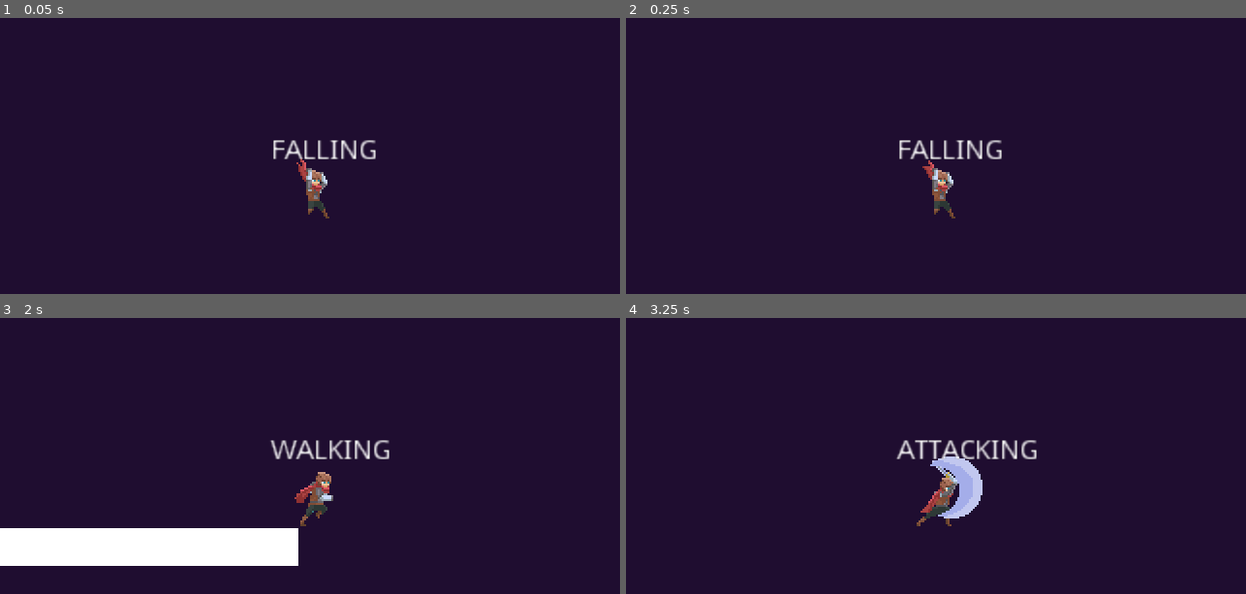
Above: before the commit, frames 1-4 (two rows, left to right).
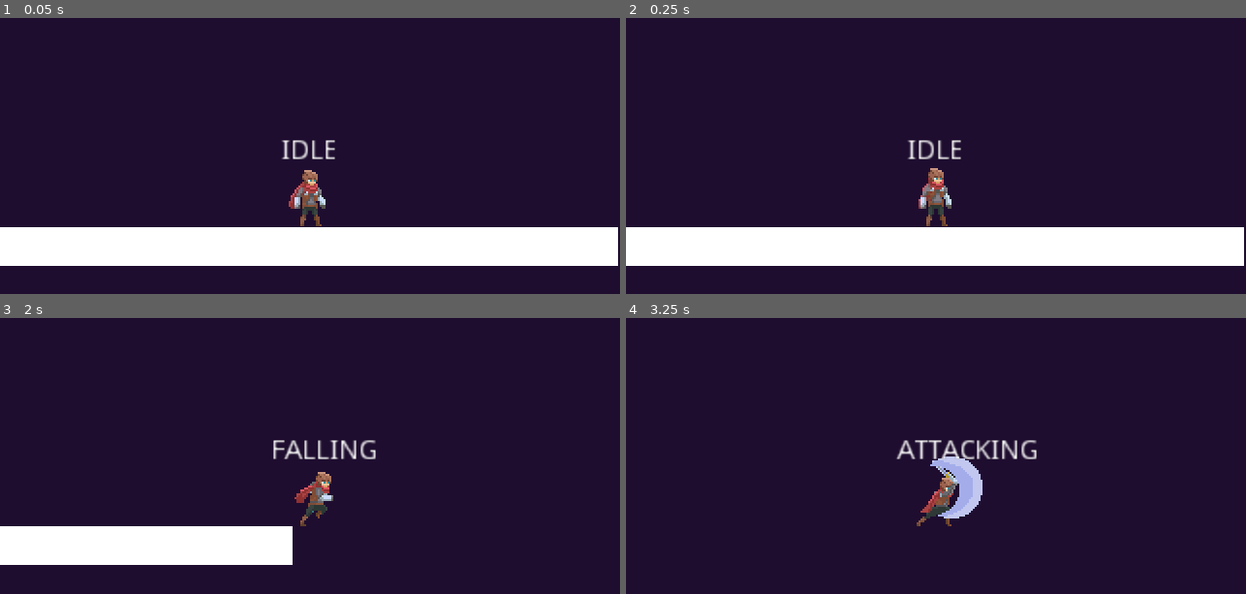
Above: after the commit, the same moments.

Repository: DenisLevy76/SFSM-character-2D-godot
Game: Godot game, scene res://sandbox.tscn
The game is run twice, just before and just after one commit, with the same random seed, the same clock (stepped at 60 frames per second) and the same inputs.
Inputs (mouse positions are in pixels of both pictures, inside the frame that each line leads up to):
- Up to frame 1 (0.05 s): no input
- Up to frame 2 (0.25 s): no input
- Up to frame 3 (2 s): move the mouse to (446, 475) at 0.52 s; press the mouse at (446, 475) at 0.53 s; hold Right (ui_right) from 0.53 s (still down); tap Shift (slide) at 0.8, 1.35 s; move the mouse to (186, 508) at 1.27 s; release the mouse at (186, 508) at 1.28 s; click (186, 508) at 1.55 s
- Up to frame 4 (3.25 s): move the mouse to (998, 414) at 2.02 s; release Right (ui_right) at 2.03 s; press the mouse at (998, 414) at 2.03 s; hold Left (ui_left) 2.03-2.78 s; tap Shift (slide) at 2.3, 2.85 s; move the mouse to (905, 560) at 2.77 s; release the mouse at (905, 560) at 2.78 s; hold Right (ui_right) from 2.78 s (still down); click (905, 560) at 3.05 s

The runs differ from the first frame. In frame 1, 15% of the frame differs, in the area x 0-100%, y 44-90%; in frame 2, 15%; in frame 3, 1.5%; in frame 4, nothing differs.

Commit message:
base class state and stateMachine

Diff:
--- /dev/null
+++ b/modules/player/StateMachine.tscn
@@ -0,0 +1,11 @@
+[gd_scene load_steps=3 format=2]
+
+[ext_resource path="res://modules/state_machine/state_machine.gd" type="Script" id=1]
+[ext_resource path="res://modules/player/States/Idle.gd" type="Script" id=2]
+
+[node name="StateMachine" type="Node"]
+script = ExtResource( 1 )
+initial_state = "Idle"
+
+[node name="Idle" type="Node" parent="."]
+script = ExtResource( 2 )
--- /dev/null
+++ b/modules/player/States/Idle.gd
@@ -0,0 +1,4 @@
+extends State
+
+func _update(_delta):
+	pass
--- a/player.gd
+++ b/modules/player/player.gd
@@ -5,7 +5,7 @@
 const gravity := 900
 const jump_force := -300
 var attack_animation_finished = false
-onready var label = get_child(get_children().size() - 1)
+# onready var label = get_child(get_children().size() - 1)
 
 
 # machine state =====================
@@ -23,7 +23,7 @@
 
 func _physics_process(delta):
   _states[_current_state].call_func(delta)
-  label.text = _current_state
+  $Label.text = _current_state
   _move_and_slide()
 
 
--- /dev/null
+++ b/modules/player/player.tscn
@@ -0,0 +1,164 @@
+[gd_scene load_steps=28 format=2]
+
+[ext_resource path="res://modules/player/adventurer-Sheet.png" type="Texture" id=1]
+[ext_resource path="res://modules/player/player.gd" type="Script" id=2]
+[ext_resource path="res://modules/player/StateMachine.tscn" type="PackedScene" id=3]
+
+[sub_resource type="RectangleShape2D" id=1]
+extents = Vector2( 5.5, 14.4451 )
+
+[sub_resource type="AtlasTexture" id=2]
+atlas = ExtResource( 1 )
+region = Rect2( 150, 111, 50, 37 )
+
+[sub_resource type="AtlasTexture" id=3]
+atlas = ExtResource( 1 )
+region = Rect2( 200, 111, 50, 37 )
+
+[sub_resource type="AtlasTexture" id=4]
+atlas = ExtResource( 1 )
+region = Rect2( 250, 111, 50, 37 )
+
+[sub_resource type="AtlasTexture" id=5]
+atlas = ExtResource( 1 )
+region = Rect2( 300, 111, 50, 37 )
+
+[sub_resource type="AtlasTexture" id=6]
+atlas = ExtResource( 1 )
+region = Rect2( 0, 148, 50, 37 )
+
+[sub_resource type="AtlasTexture" id=7]
+atlas = ExtResource( 1 )
+region = Rect2( 0, 0, 50, 37 )
+
+[sub_resource type="AtlasTexture" id=8]
+atlas = ExtResource( 1 )
+region = Rect2( 50, 0, 50, 37 )
+
+[sub_resource type="AtlasTexture" id=9]
+atlas = ExtResource( 1 )
+region = Rect2( 100, 0, 50, 37 )
+
+[sub_resource type="AtlasTexture" id=10]
+atlas = ExtResource( 1 )
+region = Rect2( 150, 0, 50, 37 )
+
+[sub_resource type="AtlasTexture" id=11]
+atlas = ExtResource( 1 )
+region = Rect2( 0, 222, 50, 37 )
+
+[sub_resource type="AtlasTexture" id=12]
+atlas = ExtResource( 1 )
+region = Rect2( 50, 222, 50, 37 )
+
+[sub_resource type="AtlasTexture" id=13]
+atlas = ExtResource( 1 )
+region = Rect2( 100, 222, 50, 37 )
+
+[sub_resource type="AtlasTexture" id=18]
+atlas = ExtResource( 1 )
+region = Rect2( 50, 37, 50, 37 )
+
+[sub_resource type="AtlasTexture" id=19]
+atlas = ExtResource( 1 )
+region = Rect2( 100, 37, 50, 37 )
+
+[sub_resource type="AtlasTexture" id=20]
+atlas = ExtResource( 1 )
+region = Rect2( 150, 37, 50, 37 )
+
+[sub_resource type="AtlasTexture" id=21]
+atlas = ExtResource( 1 )
+region = Rect2( 200, 37, 50, 37 )
+
+[sub_resource type="AtlasTexture" id=22]
+atlas = ExtResource( 1 )
+region = Rect2( 250, 37, 50, 37 )
+
+[sub_resource type="AtlasTexture" id=23]
+atlas = ExtResource( 1 )
+region = Rect2( 300, 37, 50, 37 )
+
+[sub_resource type="AtlasTexture" id=16]
+atlas = ExtResource( 1 )
+region = Rect2( 50, 111, 50, 37 )
+
+[sub_resource type="AtlasTexture" id=17]
+atlas = ExtResource( 1 )
+region = Rect2( 100, 111, 50, 37 )
+
+[sub_resource type="AtlasTexture" id=14]
+atlas = ExtResource( 1 )
+region = Rect2( 100, 74, 50, 37 )
+
+[sub_resource type="AtlasTexture" id=15]
+atlas = ExtResource( 1 )
+region = Rect2( 150, 74, 50, 37 )
+
+[sub_resource type="SpriteFrames" id=24]
+animations = [ {
+"frames": [ SubResource( 2 ), SubResource( 3 ), SubResource( 4 ), SubResource( 5 ), SubResource( 6 ) ],
+"loop": false,
+"name": "slide",
+"speed": 10.0
+}, {
+"frames": [ SubResource( 7 ), SubResource( 8 ), SubResource( 9 ), SubResource( 10 ) ],
+"loop": true,
+"name": "idle",
+"speed": 5.0
+}, {
+"frames": [ SubResource( 11 ), SubResource( 12 ), SubResource( 13 ) ],
+"loop": false,
+"name": "attack",
+"speed": 14.0
+}, {
+"frames": [ SubResource( 18 ), SubResource( 19 ), SubResource( 20 ), SubResource( 21 ), SubResource( 22 ), SubResource( 23 ) ],
+"loop": true,
+"name": "walk",
+"speed": 10.0
+}, {
+"frames": [ SubResource( 16 ), SubResource( 17 ) ],
+"loop": true,
+"name": "fall",
+"speed": 5.0
+}, {
+"frames": [ SubResource( 14 ), SubResource( 15 ) ],
+"loop": true,
+"name": "jump",
+"speed": 5.0
+} ]
+
+[node name="player" type="KinematicBody2D"]
+script = ExtResource( 2 )
+__meta__ = {
+"_edit_group_": true
+}
+
+[node name="CollisionShape2D" type="CollisionShape2D" parent="."]
+position = Vector2( 0.5, 3.44505 )
+shape = SubResource( 1 )
+__meta__ = {
+"_editor_description_": ""
+}
+
+[node name="AnimatedSprite" type="AnimatedSprite" parent="."]
+frames = SubResource( 24 )
+animation = "idle"
+__meta__ = {
+"_editor_description_": ""
+}
+
+[node name="Camera2D" type="Camera2D" parent="."]
+current = true
+
+[node name="Label" type="Label" parent="."]
+margin_left = -20.0
+margin_top = -28.0
+margin_right = 20.0
+margin_bottom = -14.0
+text = "teste"
+align = 1
+
+[node name="StateMachine" parent="." instance=ExtResource( 3 )]
+
+[connection signal="animation_finished" from="AnimatedSprite" to="." method="_on_AnimatedSprite_animation_finished"]
--- /dev/null
+++ b/modules/state_machine/State.gd
@@ -0,0 +1,19 @@
+tool
+extends Node
+class_name State
+
+
+var context
+var next_state: State = null
+
+func _on_ready() -> void:
+  pass
+
+func _update(_delta) -> void:
+	pass
+
+func _transition() -> State:
+	return next_state
+
+func _on_exit() -> void:
+	pass
--- /dev/null
+++ b/modules/state_machine/state_machine.gd
@@ -0,0 +1,28 @@
+tool
+extends Node
+class_name StateMachine
+
+onready var _states := {}
+
+export(String) var initial_state
+onready var target := get_parent()
+var _current_state: State = null
+var _next_state
+
+func _ready():
+  if get_children().size() > 0: for state in get_children():
+	  state.context = self
+	  _states[state.name] = state
+
+  _current_state = _states[initial_state]
+  if _current_state.has_method("_on_ready") : _current_state._on_ready()
+  pass
+
+func _physics_process(_delta):
+  if _current_state != null:
+			if _current_state.has_method("_update"): _current_state._update(_delta)
+			if _current_state.has_method("_transition"):
+				if _current_state._transition() != null:
+					if _current_state.has_method("_on_exit"): _current_state._on_exit()
+					_current_state = _current_state._transition()
+  pass
--- a/project.godot
+++ b/project.godot
@@ -8,8 +8,20 @@
 
 config_version=4
 
-_global_script_classes=[  ]
+_global_script_classes=[ {
+"base": "Node",
+"class": "State",
+"language": "GDScript",
+"path": "res://modules/state_machine/State.gd"
+}, {
+"base": "Node",
+"class": "StateMachine",
+"language": "GDScript",
+"path": "res://modules/state_machine/state_machine.gd"
+} ]
 _global_script_class_icons={
+"State": "",
+"StateMachine": ""
 }
 
 [application]
--- a/sandbox.tscn
+++ b/sandbox.tscn
@@ -1,132 +1,7 @@
-[gd_scene load_steps=31 format=2]
+[gd_scene load_steps=6 format=2]
 
-[ext_resource path="res://player.gd" type="Script" id=1]
-[ext_resource path="res://adventurer-Sheet.png" type="Texture" id=2]
+[ext_resource path="res://modules/player/player.tscn" type="PackedScene" id=1]
 [ext_resource path="res://sandbox.gd" type="Script" id=3]
-
-[sub_resource type="RectangleShape2D" id=1]
-extents = Vector2( 5.5, 14.4451 )
-
-[sub_resource type="AtlasTexture" id=2]
-atlas = ExtResource( 2 )
-region = Rect2( 150, 111, 50, 37 )
-
-[sub_resource type="AtlasTexture" id=3]
-atlas = ExtResource( 2 )
-region = Rect2( 200, 111, 50, 37 )
-
-[sub_resource type="AtlasTexture" id=4]
-atlas = ExtResource( 2 )
-region = Rect2( 250, 111, 50, 37 )
-
-[sub_resource type="AtlasTexture" id=5]
-atlas = ExtResource( 2 )
-region = Rect2( 300, 111, 50, 37 )
-
-[sub_resource type="AtlasTexture" id=6]
-atlas = ExtResource( 2 )
-region = Rect2( 0, 148, 50, 37 )
-
-[sub_resource type="AtlasTexture" id=7]
-atlas = ExtResource( 2 )
-region = Rect2( 0, 0, 50, 37 )
-
-[sub_resource type="AtlasTexture" id=8]
-atlas = ExtResource( 2 )
-region = Rect2( 50, 0, 50, 37 )
-
-[sub_resource type="AtlasTexture" id=9]
-atlas = ExtResource( 2 )
-region = Rect2( 100, 0, 50, 37 )
-
-[sub_resource type="AtlasTexture" id=10]
-atlas = ExtResource( 2 )
-region = Rect2( 150, 0, 50, 37 )
-
-[sub_resource type="AtlasTexture" id=11]
-atlas = ExtResource( 2 )
-region = Rect2( 0, 222, 50, 37 )
-
-[sub_resource type="AtlasTexture" id=12]
-atlas = ExtResource( 2 )
-region = Rect2( 50, 222, 50, 37 )
-
-[sub_resource type="AtlasTexture" id=13]
-atlas = ExtResource( 2 )
-region = Rect2( 100, 222, 50, 37 )
-
-[sub_resource type="AtlasTexture" id=14]
-atlas = ExtResource( 2 )
-region = Rect2( 100, 74, 50, 37 )
-
-[sub_resource type="AtlasTexture" id=15]
-atlas = ExtResource( 2 )
-region = Rect2( 150, 74, 50, 37 )
-
-[sub_resource type="AtlasTexture" id=16]
-atlas = ExtResource( 2 )
-region = Rect2( 50, 111, 50, 37 )
-
-[sub_resource type="AtlasTexture" id=17]
-atlas = ExtResource( 2 )
-region = Rect2( 100, 111, 50, 37 )
-
-[sub_resource type="AtlasTexture" id=18]
-atlas = ExtResource( 2 )
-region = Rect2( 50, 37, 50, 37 )
-
-[sub_resource type="AtlasTexture" id=19]
-atlas = ExtResource( 2 )
-region = Rect2( 100, 37, 50, 37 )
-
-[sub_resource type="AtlasTexture" id=20]
-atlas = ExtResource( 2 )
-region = Rect2( 150, 37, 50, 37 )
-
-[sub_resource type="AtlasTexture" id=21]
-atlas = ExtResource( 2 )
-region = Rect2( 200, 37, 50, 37 )
-
-[sub_resource type="AtlasTexture" id=22]
-atlas = ExtResource( 2 )
-region = Rect2( 250, 37, 50, 37 )
-
-[sub_resource type="AtlasTexture" id=23]
-atlas = ExtResource( 2 )
-region = Rect2( 300, 37, 50, 37 )
-
-[sub_resource type="SpriteFrames" id=24]
-animations = [ {
-"frames": [ SubResource( 2 ), SubResource( 3 ), SubResource( 4 ), SubResource( 5 ), SubResource( 6 ) ],
-"loop": false,
-"name": "slide",
-"speed": 10.0
-}, {
-"frames": [ SubResource( 7 ), SubResource( 8 ), SubResource( 9 ), SubResource( 10 ) ],
-"loop": true,
-"name": "idle",
-"speed": 5.0
-}, {
-"frames": [ SubResource( 11 ), SubResource( 12 ), SubResource( 13 ) ],
-"loop": false,
-"name": "attack",
-"speed": 14.0
-}, {
-"frames": [ SubResource( 14 ), SubResource( 15 ) ],
-"loop": true,
-"name": "jump",
-"speed": 5.0
-}, {
-"frames": [ SubResource( 16 ), SubResource( 17 ) ],
-"loop": true,
-"name": "fall",
-"speed": 5.0
-}, {
-"frames": [ SubResource( 18 ), SubResource( 19 ), SubResource( 20 ), SubResource( 21 ), SubResource( 22 ), SubResource( 23 ) ],
-"loop": true,
-"name": "walk",
-"speed": 10.0
-} ]
 
 [sub_resource type="Gradient" id=25]
 colors = PoolColorArray( 1, 1, 1, 1, 1, 1, 1, 1 )
@@ -142,37 +17,8 @@
 position = Vector2( 156.704, 113.476 )
 script = ExtResource( 3 )
 
-[node name="player" type="KinematicBody2D" parent="."]
-position = Vector2( -0.70399, -122.476 )
-script = ExtResource( 1 )
-__meta__ = {
-"_edit_group_": true
-}
-
-[node name="CollisionShape2D" type="CollisionShape2D" parent="player"]
-position = Vector2( 0.5, 3.44505 )
-shape = SubResource( 1 )
-__meta__ = {
-"_editor_description_": ""
-}
-
-[node name="AnimatedSprite" type="AnimatedSprite" parent="player"]
-frames = SubResource( 24 )
-animation = "idle"
-__meta__ = {
-"_editor_description_": ""
-}
-
-[node name="Camera2D" type="Camera2D" parent="player"]
-current = true
-
-[node name="Label" type="Label" parent="player"]
-margin_left = -20.0
-margin_top = -28.0
-margin_right = 20.0
-margin_bottom = -14.0
-text = "teste"
-align = 1
+[node name="player" parent="." instance=ExtResource( 1 )]
+position = Vector2( 2.29601, 6.524 )
 
 [node name="platform" type="StaticBody2D" parent="."]
 position = Vector2( -1.58712, 33.3296 )
@@ -187,5 +33,3 @@
 
 [node name="CollisionShape2D" type="CollisionShape2D" parent="platform"]
 shape = SubResource( 27 )
-
-[connection signal="animation_finished" from="player/AnimatedSprite" to="player" method="_on_AnimatedSprite_animation_finished"]
Renamed: adventurer-Sheet.png -> modules/player/adventurer-Sheet.png
Not shown, changed: modules/player/adventurer-Sheet.png.import
